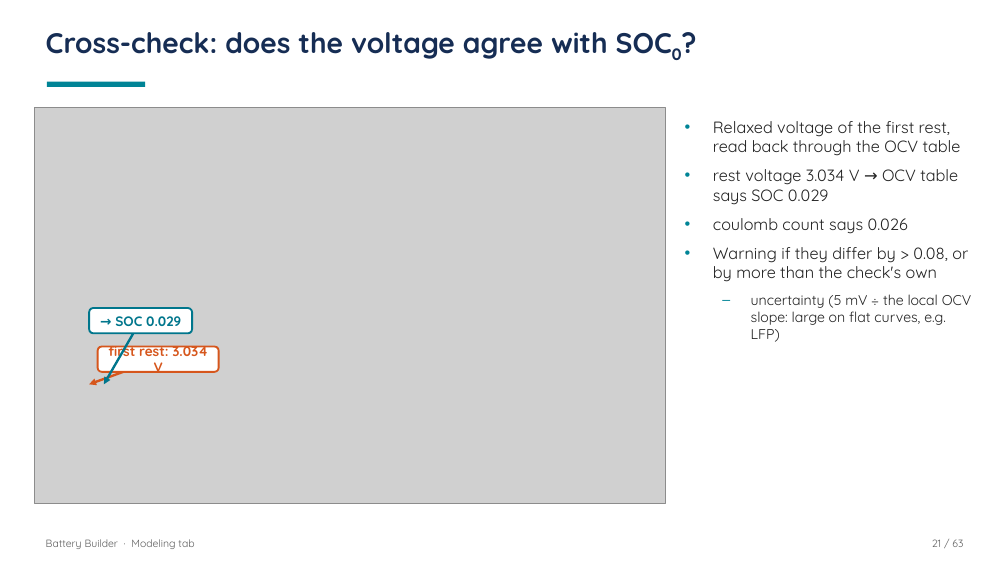
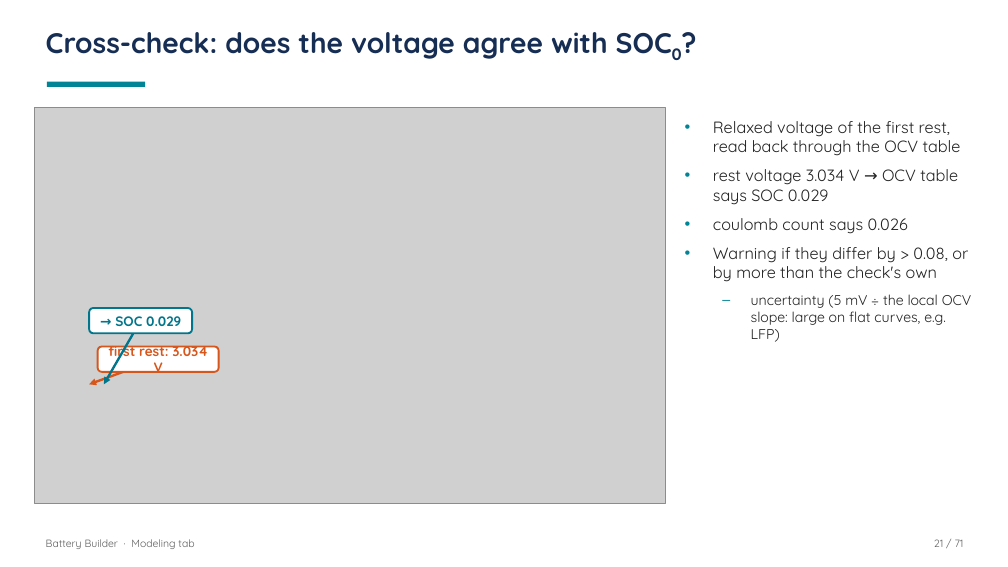
Before and after one commit to nathanhambleton1/BatteryBuilder, a slide deck: slide 21 of Modeling_Tab_Presentation.pptx. Drawn at 1008x567 pixels with LibreOffice and Linux fonts; fonts in the diff are those of the drawing; grey boxes stand for pictures. Boxes give left, top, right and bottom in pixels: in the first picture for what was removed or moved away, otherwise in the second. Text is boxed around its words. In the diff, an @@ line names an element or a change of style, - is before the commit and + after.

```diff
--- a/Modeling_Tab_Presentation.pptx
+++ b/Modeling_Tab_Presentation.pptx
@@ text at [934,539,964,547]: text changed @@
-21 / 63
+21 / 71
```
Also in this commit, not shown: 50 other slides changed, 8 slides added, 17 other files.
